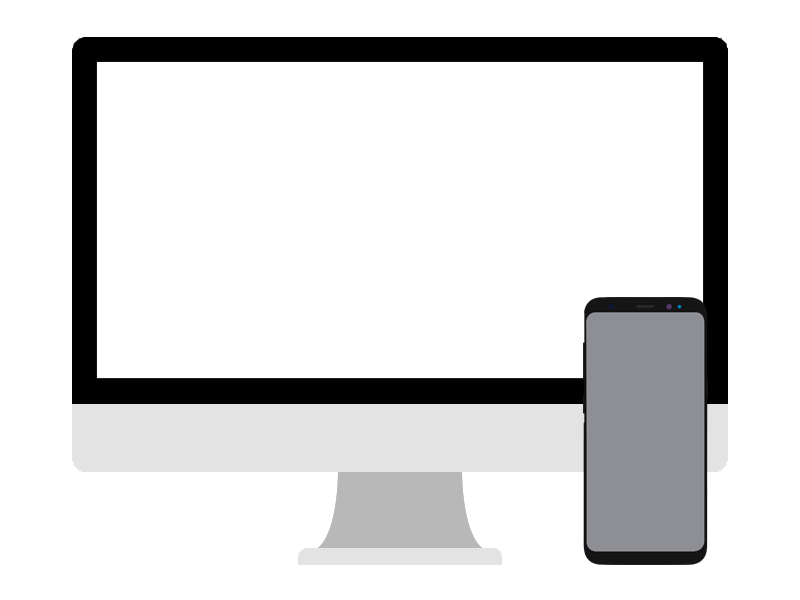
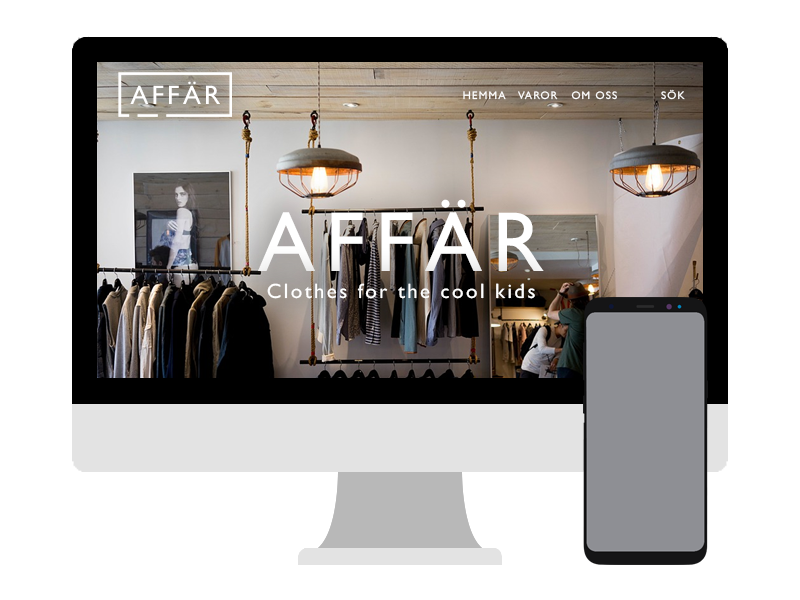
The second 800×600 image is a revision of the first. Changes to its layers:
painted on "Lager 1" over 96, 61, 704, 379
added layer "Clothes for the cool kids" over 96, 61, 704, 379
